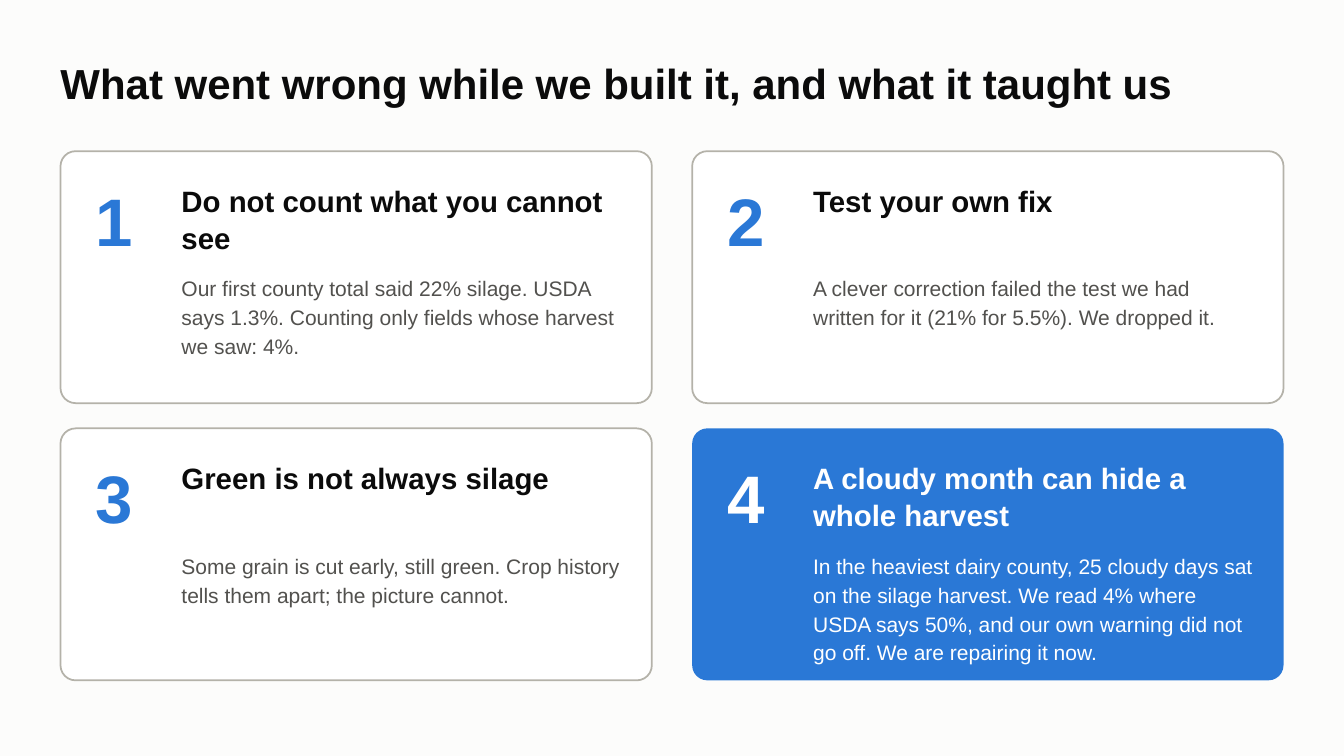
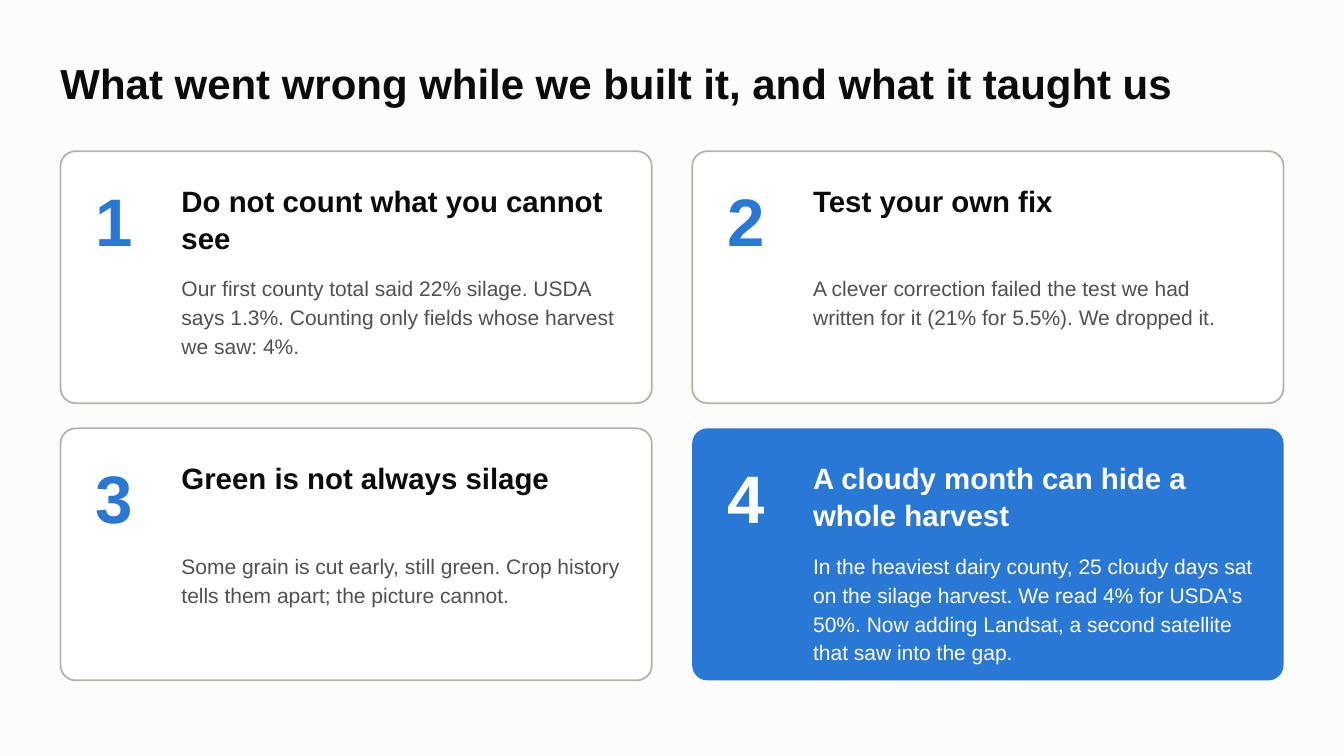
Before and after one commit to ChenSiyun1234/FieldVision, a slide deck: slide 7 of handoff/presentation/FieldVision_model_story.pptx. Drawn at 1344x756 pixels with LibreOffice and Linux fonts; fonts in the diff are those of the drawing. Boxes give left, top, right and bottom in pixels: in the first picture for what was removed or moved away, otherwise in the second. Text is boxed around its words. In the diff, an @@ line names an element or a change of style, - is before the commit and + after.

Commit message:
Deck: Landsat as the second satellite for the cloudy spell, measured response time

```diff
--- a/handoff/presentation/FieldVision_model_story.pptx
+++ b/handoff/presentation/FieldVision_model_story.pptx
@@ text at [813,558,1252,665]: text changed @@
-In the heaviest dairy county, 25 cloudy days sat on the silage harvest. We read 4% where USDA says 50%, and our own warning did not go off. We are repairing it now.
+In the heaviest dairy county, 25 cloudy days sat on the silage harvest. We read 4% for USDA's 50%. Now adding Landsat, a second satellite that saw into the gap.
```
Also in this commit, not shown: 4 other slides changed, 1 other file.
